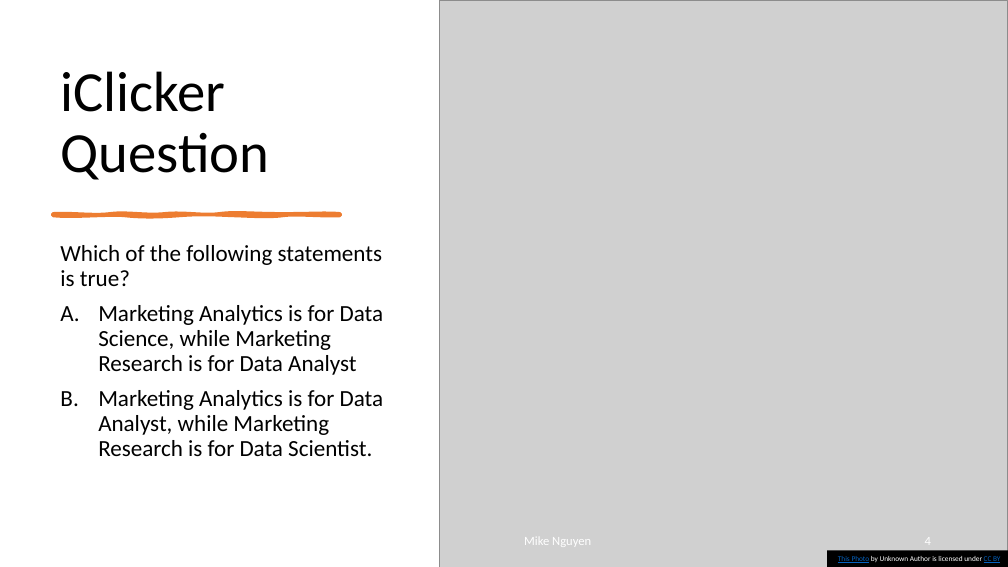
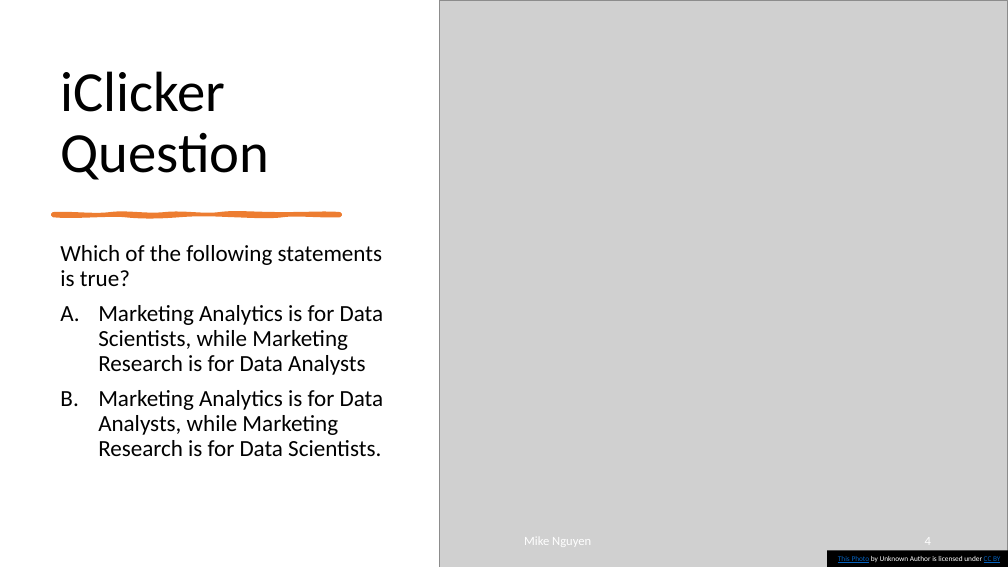
Before and after one commit to mikenguyen13/mar4050_S23_2, a slide deck: slide 4 of lectures/2/1_Marketing Research Process.pptx. Drawn at 1008x567 pixels with LibreOffice and Linux fonts; fonts in the diff are those of the drawing; grey boxes stand for pictures. Boxes give left, top, right and bottom in pixels: in the first picture for what was removed or moved away, otherwise in the second. Text is boxed around its words. In the diff, an @@ line names an element or a change of style, - is before the commit and + after.

```diff
--- a/lectures/2/1_Marketing Research Process.pptx
+++ b/lectures/2/1_Marketing Research Process.pptx
@@ text at box(98, 305, 383, 456): text changed @@
-A. Marketing Analytics is for Data Science, while Marketing Research is for Data Analyst
-B. Marketing Analytics is for Data Analyst, while Marketing Research is for Data Scientist.
+A. Marketing Analytics is for Data Scientists, while Marketing Research is for Data Analysts
+B. Marketing Analytics is for Data Analysts, while Marketing Research is for Data Scientists.
```
Also in this commit, not shown: 3 other slides changed, 6 other files.
